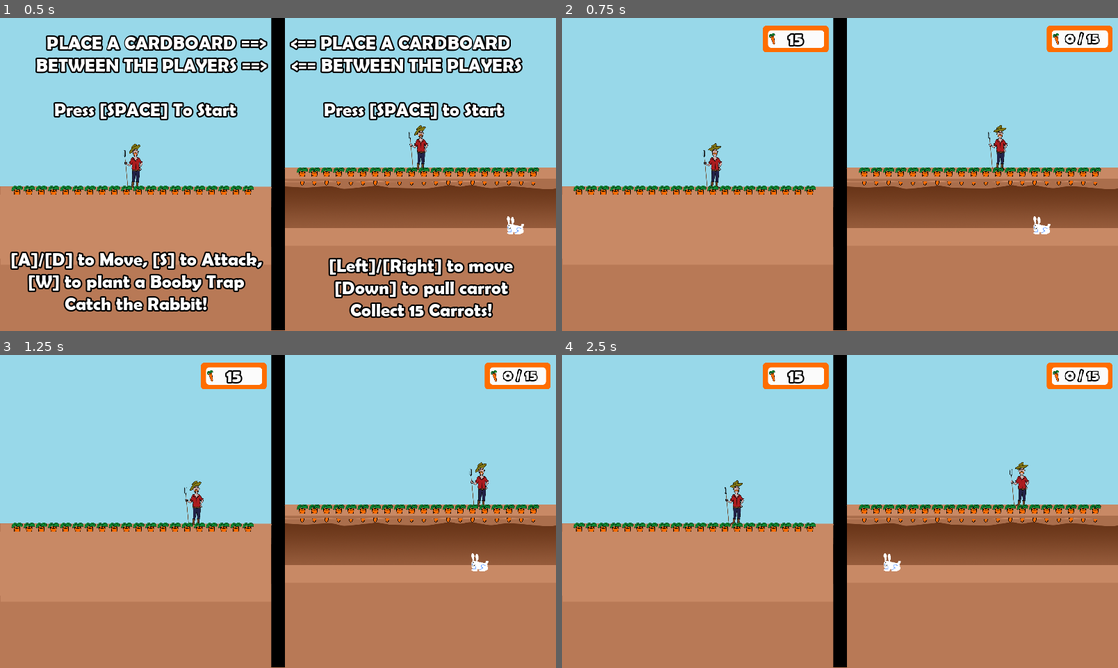
Above: before the commit, frames 1-4 (two rows, left to right).
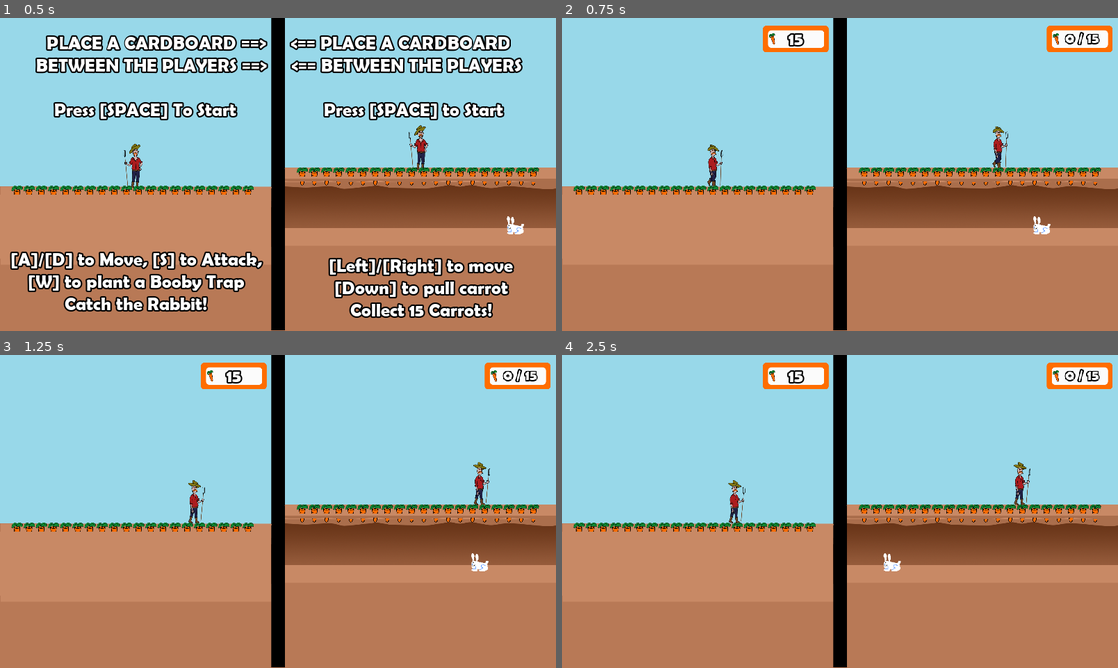
Above: after the commit, the same moments.

Repository: Brusi/ggj23
Game: Godot game, scene res://Splash.tscn
The game is run twice, just before and just after one commit, with the same random seed, the same clock (stepped at 60 frames per second) and the same inputs. Sound files missing from this copy of the repository are replaced by a short silence.
Inputs:
- Up to frame 1 (0.5 s): no input
- Up to frame 2 (0.75 s): tap Enter (ui_accept) at 0.5 s; hold D (farmer_right) from 0.53 s (still down); tap W (farmer_action_1) at 0.6 s
- Up to frame 3 (1.25 s): keep holding D (farmer_right); tap Enter (ui_accept) at 0.77 s
- Up to frame 4 (2.5 s): release D (farmer_right) at 1.28 s; hold Down (rabbit_down) 1.28-2.03 s; tap S (farmer_pitchfork) at 1.35 s; tap Enter (ui_accept) at 1.52 s; tap Space at 2 s; hold D (farmer_right) from 2.03 s (still down); tap W (farmer_action_1) at 2.1 s

Frame 1 is identical in both runs. In frame 2, 0.4% of the frame differs, in the area x 25-81%, y 34-55%; in frame 3, 0.5%, in the area x 33-89%, y 34-55%; in frame 4, 0.5%.

Commit message:
Farmer walk

Diff:
--- a/project/Farmer.gd
+++ b/project/Farmer.gd
@@ -70,7 +70,14 @@
 		dir -= 1
 
 	if dir != 0:
+		if !is_occupied():
+			$Sprite.play("walk")
+			$Sprite/Clone.play("walk")
 		play_step_sound()
+	elif state == State.IDLE:
+		if !is_occupied():
+			$Sprite.play("default")
+			$Sprite/Clone.play("default")
 
 	if Input.is_action_just_pressed("farmer_action_1"):
 		try_plant_bomb()
@@ -85,12 +92,13 @@
 	elif global_position.x > max_x + 21:
 		global_position.x -= (max_x - min_x)
 
-	if dir > 0:
-		$Sprite.flip_h = false
-		$Sprite/Clone.flip_h = false
-	elif dir < 0:
-		$Sprite.flip_h = true
-		$Sprite/Clone.flip_h = true
+	if !is_occupied():
+		if dir > 0:
+			$Sprite.flip_h = true
+			$Sprite/Clone.flip_h = true
+		elif dir < 0:
+			$Sprite.flip_h = false
+			$Sprite/Clone.flip_h = false
 
 func pitchfork_stab():
 	if is_occupied():
--- a/project/Farmer.tscn
+++ b/project/Farmer.tscn
@@ -1,7 +1,8 @@
-[gd_scene load_steps=25 format=2]
+[gd_scene load_steps=28 format=2]
 
 [ext_resource path="res://assets/farmer_stab.png" type="Texture" id=1]
 [ext_resource path="res://Farmer.gd" type="Script" id=2]
+[ext_resource path="res://assets/farmer_walk.png" type="Texture" id=3]
 [ext_resource path="res://assets/farmaer_idle.png" type="Texture" id=4]
 [ext_resource path="res://assets/sound/stab_1.ogg" type="AudioStream" id=5]
 [ext_resource path="res://assets/sound/stab_2.ogg" type="AudioStream" id=6]
@@ -32,6 +33,16 @@
 atlas = ExtResource( 1 )
 region = Rect2( 178, 0, 178, 899 )
 
+[sub_resource type="AtlasTexture" id=15]
+flags = 4
+atlas = ExtResource( 3 )
+region = Rect2( 0, 0, 168, 336 )
+
+[sub_resource type="AtlasTexture" id=16]
+flags = 4
+atlas = ExtResource( 3 )
+region = Rect2( 168, 0, 168, 336 )
+
 [sub_resource type="SpriteFrames" id=1]
 animations = [ {
 "frames": [ SubResource( 2 ), SubResource( 3 ) ],
@@ -48,6 +59,11 @@
 "loop": true,
 "name": "stab_two",
 "speed": 1.0
+}, {
+"frames": [ SubResource( 15 ), SubResource( 16 ) ],
+"loop": true,
+"name": "walk",
+"speed": 10.0
 } ]
 
 [sub_resource type="AudioStreamRandomPitch" id=4]
@@ -80,12 +96,14 @@
 [node name="Sprite" type="AnimatedSprite" parent="."]
 scale = Vector2( 0.5, 0.5 )
 frames = SubResource( 1 )
-animation = "stab_two"
+animation = "walk"
+frame = 1
 playing = true
 
 [node name="Clone" type="AnimatedSprite" parent="Sprite"]
 position = Vector2( -1880, 0 )
 frames = SubResource( 1 )
+frame = 1
 playing = true
 
 [node name="Stab" type="Node" parent="."]
Binary file added: project/assets/farmer_walk.png
Not shown, added: project/assets/farmer_walk.png.import
